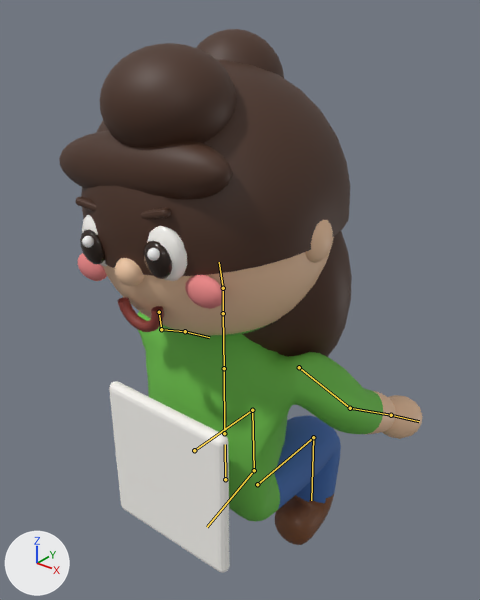
One commit to the glTF model gestion/assets/models/personnage.glb: the scene before it, then after it.
One viewpoint serves both versions: a camera (50 mm lens) standing at (0.831, -0.982, 1.615) and looking at (-0.007, 0.065, 0.966). The axes (+X, +Y, +Z) are drawn at lower left. The lights are the same throughout. The older version comes first. Both versions are drawn at frame 25 of the action 'assis'; the numbers are the values there. The bones that change, and the others that lie on the model, are drawn over the model as lines.

In view in the first picture: 'coiffure_chignon', 'coiffure_courte', 'coiffure_houppette', 'coiffure_longue', 'corps_cartoon', 'joue0', 'joue1', 'oeil0', 'oeil1', 'oeil_blanc0', 'oeil_blanc1', 'reflet0', 'reflet1', 'sourcil0', 'sourcil1', 'sourire', 'tablier'.
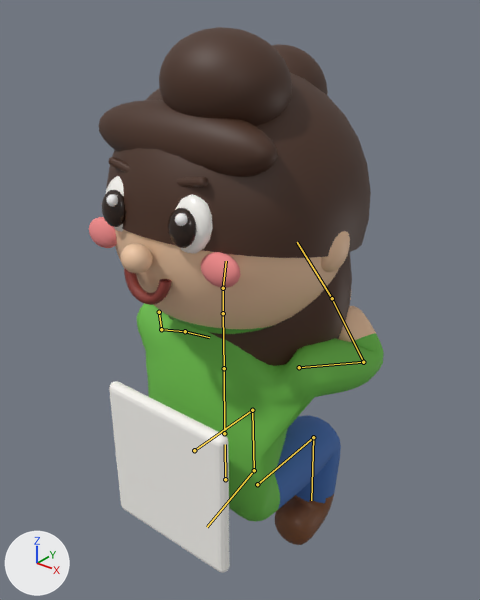
Location of each change, (x1, y1, x2, y2) in pixels of the pictures (480 x 600 px):
'corps_cartoon', posed (16% narrower): before (103, 220, 423, 545); after (115, 229, 384, 545)
'coiffure_longue', posed: before (81, 60, 352, 357); after (106, 72, 371, 366)
'coiffure_houppette', posed: before (99, 43, 236, 148); after (159, 27, 292, 126)
'coiffure_courte', posed: before (59, 131, 232, 200); after (98, 100, 278, 177)
'coiffure_chignon', posed: before (196, 29, 284, 78); after (271, 44, 328, 95)
'joue1', posed: before (185, 275, 225, 309); after (201, 252, 241, 288)
'sourire', posed: before (117, 297, 164, 332); after (124, 268, 172, 305)
'oeil0', posed: before (80, 229, 105, 264); after (102, 190, 126, 227)
'joue0', posed (10% taller): before (78, 253, 107, 281); after (89, 217, 117, 248)
'oeil_blanc0', posed (mostly hidden): before (82, 215, 107, 266); after (106, 176, 124, 232)
'sourcil0', posed: before (76, 197, 96, 212); after (108, 157, 130, 173)
'reflet0', posed: before (82, 236, 94, 248); after (106, 194, 118, 206)
bone 'os_bras_d', root to tip: before (299, 367) to (350, 408); after (299, 367) to (363, 362)
bone 'os_avbras_d', root to tip: before (350, 408) to (391, 415); after (363, 362) to (332, 298)
bone 'os_tete', root to tip: before (223, 288) to (219, 262); after (223, 288) to (226, 261)

The change in detail:
Bone 'os_bras_d' (bone_os_bras_d) turns from (35, 0, -6) to (72, 0, -18) degrees about its own x, y and z.
Bone 'os_avbras_d' (bone_os_avbras_d) turns from (30, 0, 0) to (112, 0, 0) degrees about its own x, y and z.
Bone 'os_tete' (bone_os_tete) turns from (4, 0, 6) to (-10, 0, 0) degrees about its own x, y and z.
